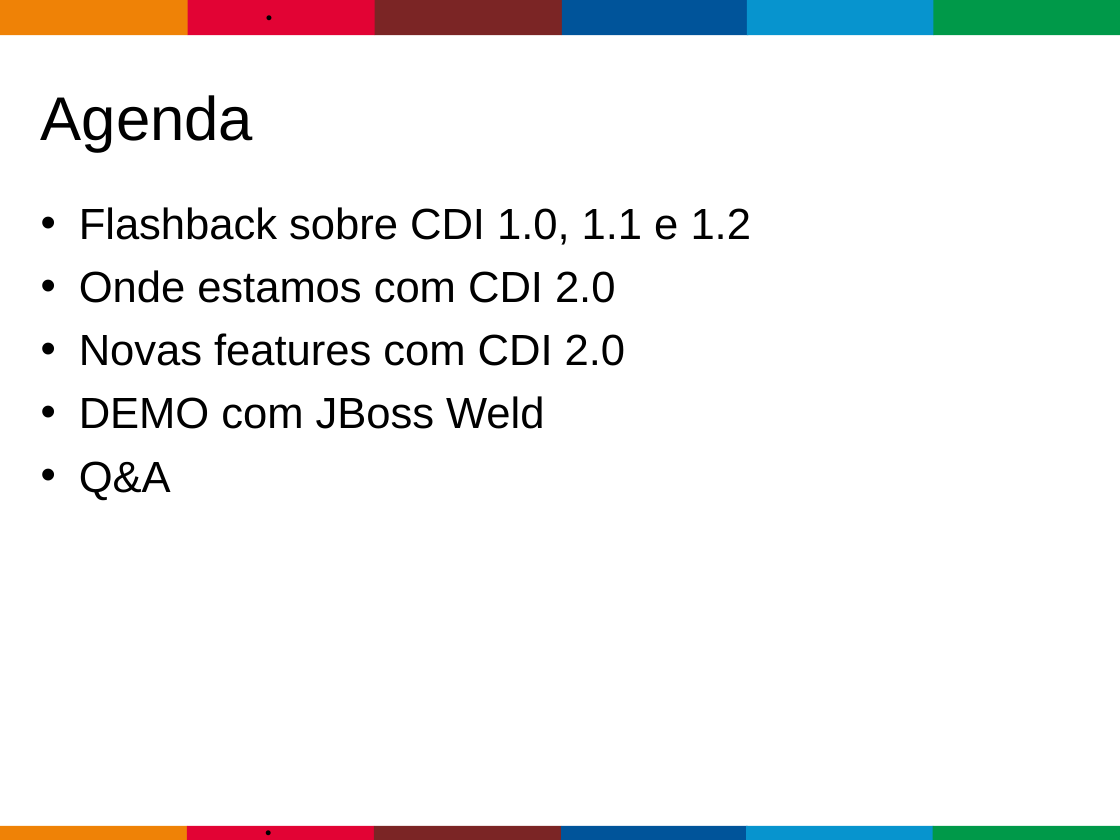
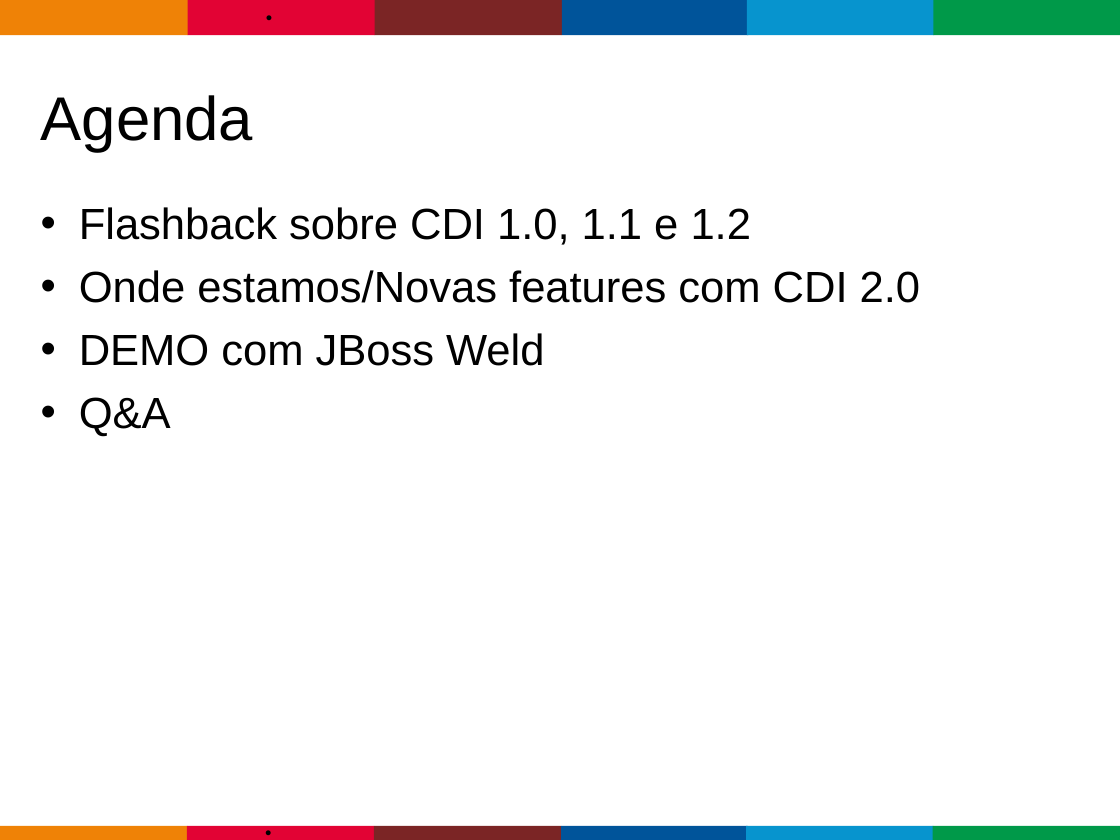
Before and after one commit to gastaldi/talks, a slide deck: slide 2 of CDI/TDC2015/TDC_2015-CDI-2.0.odp. Drawn at 1120x840 pixels with LibreOffice and Linux fonts; fonts in the diff are those of the drawing; background and template pictures are left out. Boxes give left, top, right and bottom in pixels: in the first picture for what was removed or moved away, otherwise in the second. Text is boxed around its words. In the diff, an @@ line names an element or a change of style, - is before the commit and + after.

Commit message:
Slides CDI 2 ok

```diff
--- a/CDI/TDC2015/TDC_2015-CDI-2.0.odp
+++ b/CDI/TDC2015/TDC_2015-CDI-2.0.odp
@@ text at (79,270,921,303): text changed @@
-• Onde estamos com CDI 2.0
-• Novas features com CDI 2.0
+• Onde estamos/Novas features com CDI 2.0
```
Also in this commit, not shown: 4 other slides changed, 10 slides added, 4 slides removed.
